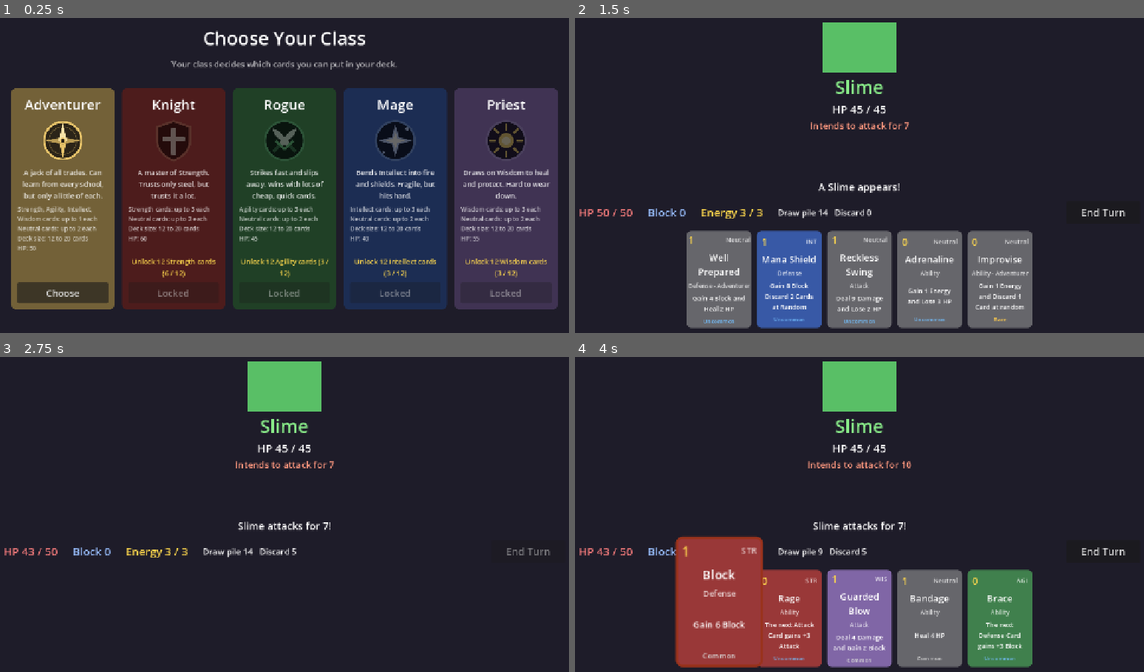
Above: before the commit, frames 1-4 (two rows, left to right).
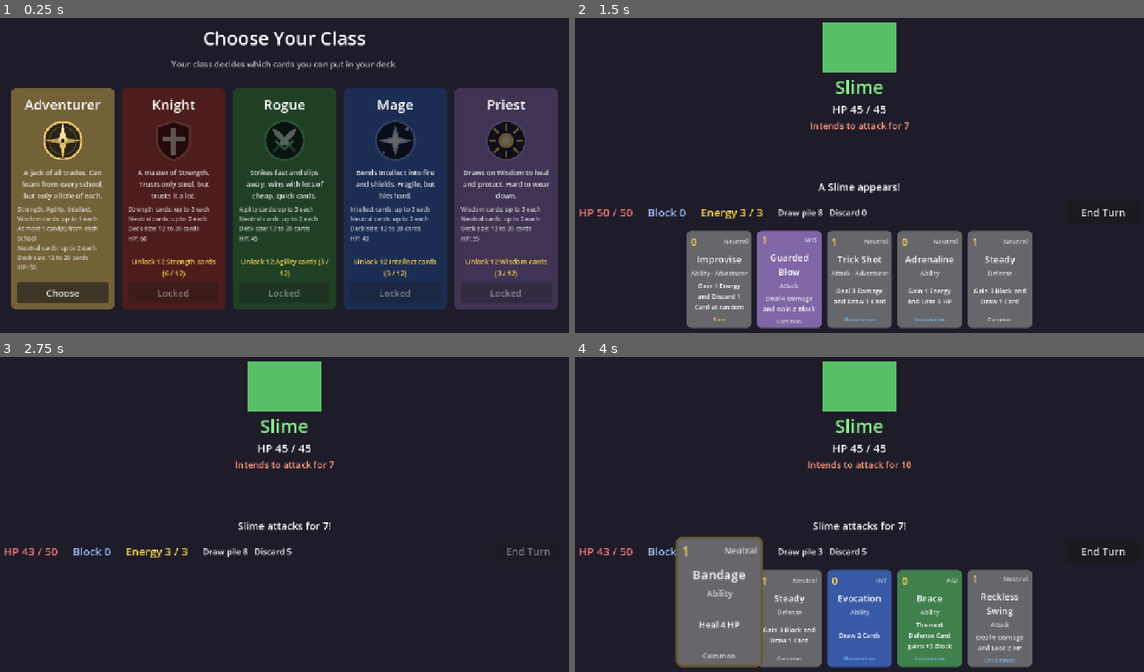
Above: after the commit, the same moments.

Repository: DustyOBrien/card-game
Game: Godot game, scene res://scenes/character_select.tscn
The game is run twice, just before and just after one commit, with the same random seed, the same clock (stepped at 60 frames per second) and the same inputs.
Inputs (mouse positions are in pixels of both pictures, inside the frame that each line leads up to):
- Up to frame 1 (0.25 s): no input
- Up to frame 2 (1.5 s): click "Choose" at 0.5 s; click "Start Battle" at 1.25 s
- Up to frame 3 (2.75 s): click "End Turn" at 2 s
- Up to frame 4 (4 s): move the mouse to (990, 495) at 2.77 s; click (717, 618) at 3.5 s

The runs differ from the first frame. In frame 1, 0.5% of the frame differs, in the area x 2-18%, y 66-80%; in frame 2, 5.6%; in frame 3, 0.1%; in frame 4, 20%, in the area x 17-81%, y 57-99%.

Commit message:
Adventurer: only 1 card from each school
- Adventurer gets max_cards_per_school = 1 (Dusty's choice)
- Bandage and Steady now have Copies 2, so the Adventurer's starter deck
  (13 cards) still meets the 12-card minimum; Knight's starter is now 16

Co-Authored-By: Claude Opus 5.5 (1M context) <noreply@anthropic.com>
Claude-Session: https://claude.ai/code/session_01CUVK6GvsHNmAo5aDb8Qykf

Diff:
--- a/cards/bandage.tres
+++ b/cards/bandage.tres
@@ -7,6 +7,7 @@
 card_name = "Bandage"
 types = 4
 heal = 4
+copies = 2
 class_only = PackedStringArray()
 effect = "Heal 4 HP"
 color = Color(0.4, 0.4, 0.42, 1)
--- a/cards/steady.tres
+++ b/cards/steady.tres
@@ -8,6 +8,7 @@
 types = 2
 block = 3
 draw = 1
+copies = 2
 class_only = PackedStringArray()
 effect = "Gain 3 Block and Draw 1 Card"
 color = Color(0.4, 0.4, 0.42, 1)
--- a/classes/adventurer.tres
+++ b/classes/adventurer.tres
@@ -13,3 +13,4 @@
 max_hp = 50
 starts_unlocked = true
 max_copies = 1
+max_cards_per_school = 1
--- a/data/cards.csv
+++ b/data/cards.csv
@@ -12,9 +12,9 @@
 Shield Bash,1,Shield Bash,1,Wisdom,Defense,,Common,Yes,Gain 4 Block and Deal 2 Damage,2,4,0,0,0,0,0,0,0,0
 Pray,1,Pray,0,Wisdom,Ability,,Uncommon,Yes,Heal 3 HP if you are at full life draw a card,0,0,0,0,3,1,0,0,0,0
 Reckless Swing,1,Reckless Swing,1,,Attack,,Uncommon,Yes,Deal 9 Damage and Lose 2 HP,9,0,0,0,0,0,0,0,0,2
-Bandage,1,Bandage,1,,Ability,,Common,Yes,Heal 4 HP,0,0,0,0,4,0,0,0,0,0
+Bandage,2,Bandage,1,,Ability,,Common,Yes,Heal 4 HP,0,0,0,0,4,0,0,0,0,0
 Adrenaline,1,Adrenaline,0,,Ability,,Uncommon,Yes,Gain 1 Energy and Lose 3 HP,0,0,0,0,0,0,0,0,1,3
-Steady,1,Steady,1,,Defense,,Common,Yes,Gain 3 Block and Draw 1 Card,0,3,1,0,0,0,0,0,0,0
+Steady,2,Steady,1,,Defense,,Common,Yes,Gain 3 Block and Draw 1 Card,0,3,1,0,0,0,0,0,0,0
 Heavy Swing,1,Heavy Swing,2,Strength,Attack,Knight,Rare,Yes,Deal 14 Damage,14,0,0,0,0,0,0,0,0,0
 Shield Wall,1,Shield Wall,2,Strength,Defense,Knight,Rare,Yes,Gain 13 Block,0,13,0,0,0,0,0,0,0,0
 Battle Cry,1,Battle Cry,0,Strength,Ability,Knight,Uncommon,Yes,Your next Attack and Defense Cards gain +2,0,0,0,0,0,0,2,2,0,0
Not shown, changed: README.md
